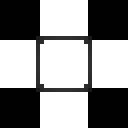
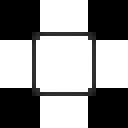
Comparing the layer stacks of the two (128, 128) images. Changes:
painted on "Walls" over <box>32,32,96,96</box>
painted on "CenterCorners" over <box>32,32,96,96</box>
